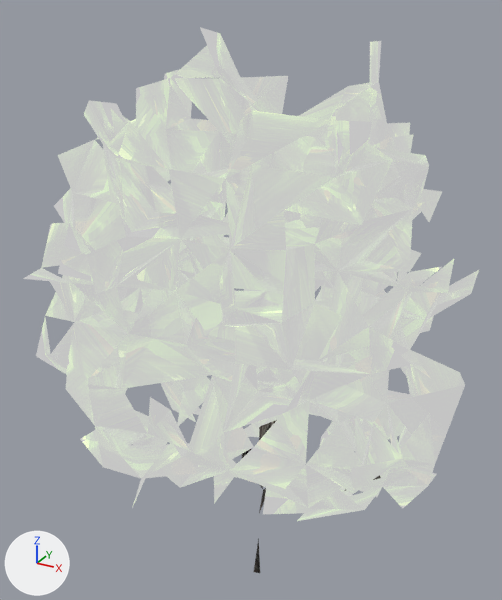
A saved change to the glTF model src/models/trees/far/maple.glb.
Both versions are drawn from a 50 mm camera at (154.0, -290.0, 340.0) aimed at (-12.0, 11.0, 189.0). The axes (+X, +Y, +Z) are drawn at lower left. The lights are the same throughout. The older version comes first.
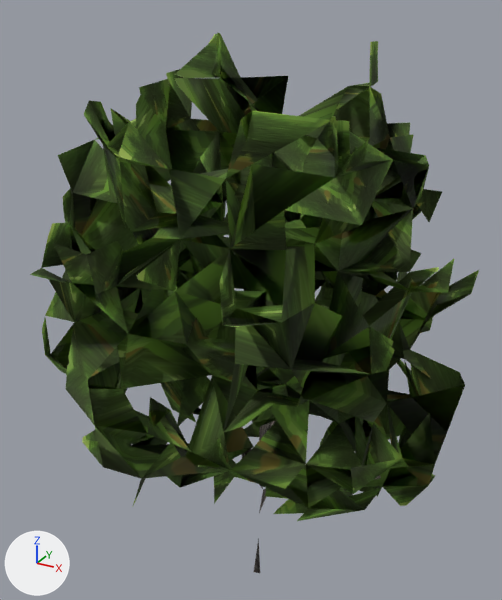
What differs and where, as boxes [x1, y1, x2, y2] in the pictures (502 x 600 px):
'Mesh_0', surface changed (white to green)
    both: [30, 32, 479, 521]

Patch to the scene script:
```diff
--- a/src/models/trees/far/maple.glb.py
+++ b/src/models/trees/far/maple.glb.py
@@ mat_sugar_maple_leaf @@
 n0 = _N.new('ShaderNodeBsdfPrincipled'); n0.name = 'Principled BSDF'
 n0.inputs[2].default_value = 0.9  # 'Roughness'
-n0.inputs[28].default_value = 0.55  # 'Emission Strength'
 n1 = _N.new('ShaderNodeOutputMaterial'); n1.name = 'Material Output'
+n3 = _N.new('ShaderNodeMath'); n3.name = 'Math'
+n3.operation = 'SUBTRACT'
+n3.inputs[0].default_value = 1.0  # 'Value'
+n4 = _N.new('ShaderNodeMath'); n4.name = 'Math.001'
+n4.operation = 'LESS_THAN'
 n2 = _N.new('ShaderNodeTexImage'); n2.name = 'Image Texture'
@@ mat_sugar_maple_leaf @@
 _L.new(n2.outputs[0], n0.inputs[0])  # 'Color' to 'Base Color'
+_L.new(n3.outputs[0], n0.inputs[4])  # 'Value' to 'Alpha'
+_L.new(n4.outputs[0], n3.inputs[1])  # 'Value' to 'Value'
+_L.new(n2.outputs[1], n4.inputs[0])  # 'Alpha' to 'Value'
```
